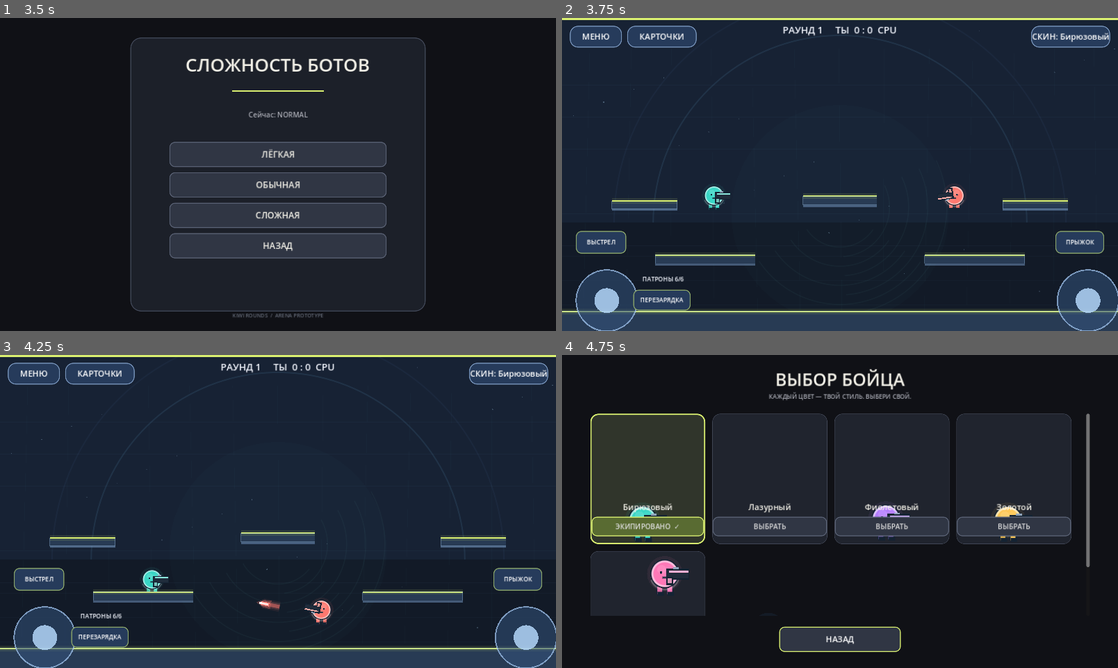
Above: before the commit, frames 1-4 (two rows, left to right).
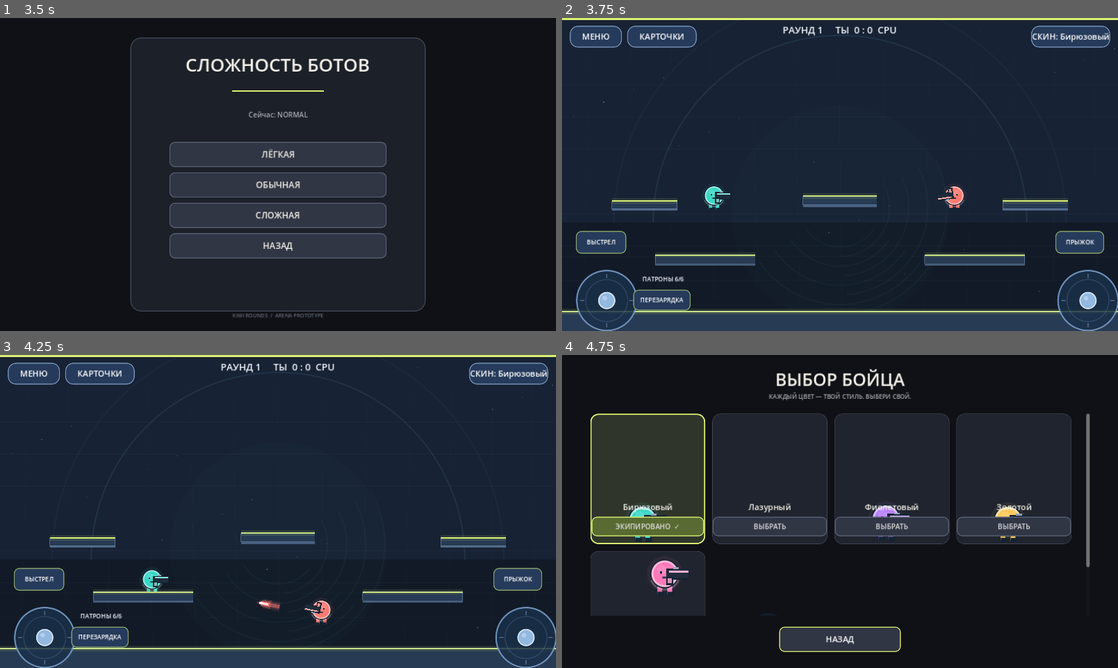
Above: after the commit, the same moments.

Repository: loslam-del/Kiwi-rounds
Game: Godot game, scene res://scenes/main.tscn
The game is run twice, just before and just after one commit, with the same random seed, the same clock (stepped at 60 frames per second) and the same inputs.
Inputs:
- Up to frame 1 (3.5 s): click "ИГРАТЬ" at 0.5 s; click "ОНЛАЙН — ПОЗЖЕ" at 1.25 s; click "НАЗАД" at 2 s; click "ПРОТИВ БОТОВ" at 2.75 s
- Up to frame 2 (3.75 s): click "ЛЁГКАЯ" at 3.5 s
- Up to frame 3 (4.25 s): no input
- Up to frame 4 (4.75 s): click "СКИН: Бирюзовый" at 4.25 s

Frame 1 is identical in both runs. In frame 2, 1.4% of the frame differs, in the area x 2-100%, y 80-100%; in frame 3, 1.4%; in frame 4, nothing differs.
Error in both runs: Invalid call. Nonexistent function 'apply_ragdoll_impulse' in base 'CharacterBody2D (ArenaPlayer)'. (res://scripts/pulse.gd:105)

Commit message:
Polish mobile joystick visuals

Diff:
--- a/scripts/virtual_joystick.gd
+++ b/scripts/virtual_joystick.gd
@@ -61,6 +61,17 @@
 
 func _draw() -> void:
     var center := size * 0.5
-    draw_circle(center, minf(size.x, size.y) * 0.47, base_color)
-    draw_arc(center, minf(size.x, size.y) * 0.47, 0.0, TAU, 64, Color(0.65, 0.79, 0.96, 0.7), 3.0)
-    draw_circle(center + value * knob_limit, minf(size.x, size.y) * 0.19, knob_color)
+    var radius := minf(size.x, size.y) * 0.46
+    # Compact twin-ring joystick with a clear directional thumb pad.
+    draw_circle(center + Vector2(0,3), radius, Color(0.025,0.055,0.09,0.50))
+    draw_circle(center, radius, Color(0.12,0.22,0.34,0.66))
+    draw_arc(center, radius, 0.0, TAU, 64, Color(0.55,0.72,0.91,0.72), 2.2, true)
+    draw_arc(center, radius * 0.70, 0.0, TAU, 48, Color(0.62,0.78,0.95,0.16), 1.0, true)
+    for angle in [0.0, PI*0.5, PI, PI*1.5]:
+        var a := Vector2(cos(angle),sin(angle))
+        draw_line(center + a * (radius*0.76), center + a * (radius*0.88), Color(0.76,0.88,1.0,0.32), 1.4, true)
+    var knob_center := center + value * knob_limit
+    draw_circle(knob_center + Vector2(0,2), radius * 0.29, Color(0.02,0.05,0.09,0.45))
+    draw_circle(knob_center, radius * 0.27, Color(0.62,0.78,0.94,0.92))
+    draw_arc(knob_center, radius * 0.27, 0.0, TAU, 40, Color(0.91,0.97,1.0,0.85), 1.5, true)
+    draw_circle(knob_center + Vector2(-radius*0.07,-radius*0.08), radius*0.075, Color(1,1,1,0.30))
